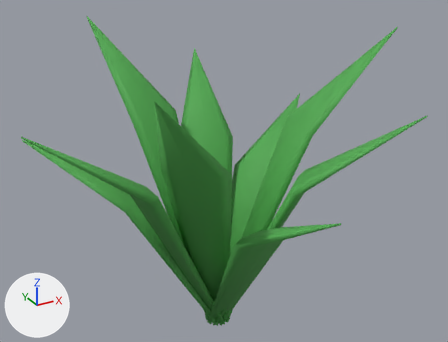
A saved change to the glTF model public/models/org_grass.glb.
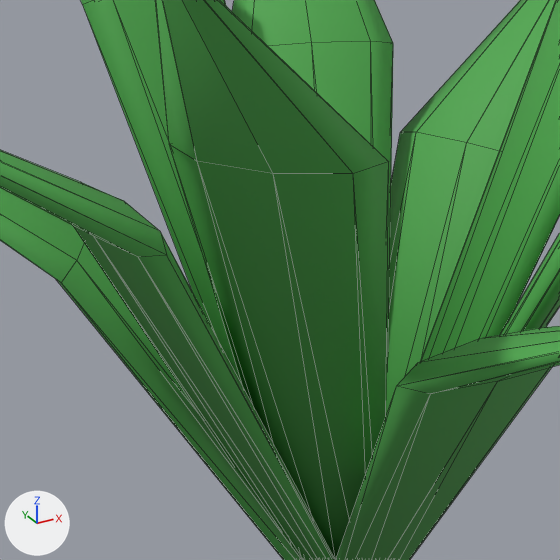
Each version is shown whole from a camera (50 mm lens) standing at (-0.258, -0.482, 0.413) and looking at (0.008, 0.001, 0.172), then close up on the part from 24% to 64% of the width and 36% to 88% of the height. Lighting does not change. The marker at lower left points along +X, +Y and +Z. The last two pictures show the newer version. The close-ups show mesh edges as thin lines. Where no turn or scale is listed for an object, it has been applied to the vertices.

Names of what the first close-up shows: 'Foliage'.
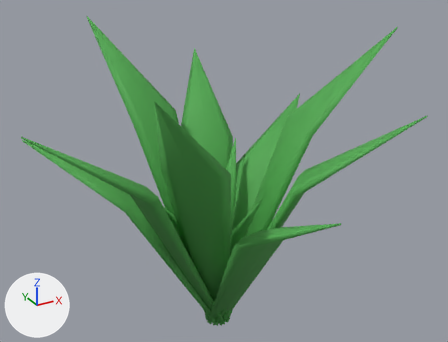
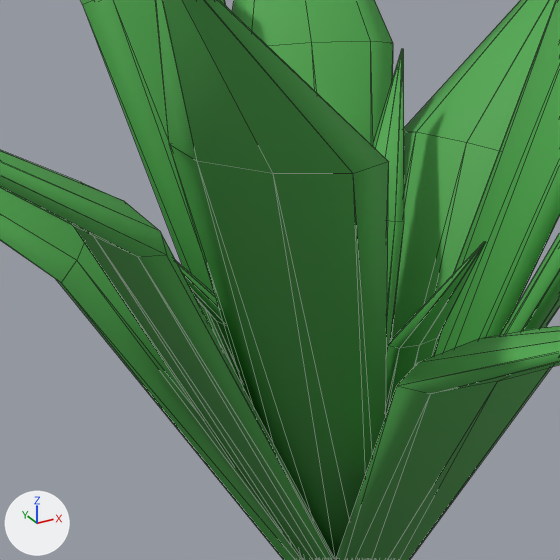
Changed parts and their boxes (x1, y1, x2, y2) in the close-ups (560 x 560 px):
part 1 of me_curved_leaf, added (green): after (386, 241, 486, 415)
part 2 of me_curved_leaf, added (green): after (373, 49, 404, 350)
part 3 of me_curved_leaf, added: after (177, 262, 243, 385)
part 4 of me_curved_leaf, recoloured: (174, 67, 540, 418) in both

Patch to the scene script:
```diff
--- a/public/models/org_grass.glb.py
+++ b/public/models/org_grass.glb.py
@@ mat_painted_miniature @@
+mat_painted_miniature = bpy.data.materials.new('Painted miniature')
+mat_painted_miniature.use_nodes = True; mat_painted_miniature.node_tree.nodes.clear()
+_N = mat_painted_miniature.node_tree.nodes; _L = mat_painted_miniature.node_tree.links
+n0 = _N.new('ShaderNodeBsdfPrincipled'); n0.name = 'Principled BSDF'
+n0.inputs[2].default_value = 0.7  # 'Roughness'
+n1 = _N.new('ShaderNodeOutputMaterial'); n1.name = 'Material Output'
+n2 = _N.new('ShaderNodeVertexColor'); n2.name = 'Color Attribute'
+_L.new(n0.outputs[0], n1.inputs[0])  # 'BSDF' to 'Surface'
+_L.new(n2.outputs[0], n0.inputs[0])  # 'Color' to 'Base Color'
@@ me_curved_leaf @@
 # used by ob_foliage; location = (0.0, 0.0, 0.0015)
-me_curved_leaf.from_pydata(...)  # 216 vertices, 396 faces; spans x -0.182..0.182, y -0.184..0.173, z -0.001..0.299
+me_curved_leaf.from_pydata(...)  # 288 vertices, 528 faces; spans x -0.182..0.182, y -0.184..0.173, z -0.001..0.299
+# me_curved_leaf part 1: a new loose piece of 24 vertices spanning x -0.009..0.009, y -0.081..0.002, z -0.001..0.177, in mat_painted_miniature
+# me_curved_leaf part 2: a new loose piece of 24 vertices spanning x -0.004..0.055, y -0.004..0.06, z -0.001..0.177, in mat_painted_miniature
+# me_curved_leaf part 3: a new loose piece of 24 vertices spanning x -0.081..0.002, y -0.013..0.005, z -0.001..0.177, in mat_painted_miniature
+# me_curved_leaf part 4: 396 faces spanning x -0.182..0.182, y -0.184..0.173, z -0.001..0.299 switch from mat_foliage (green #4fa84e) to mat_painted_miniature
```
